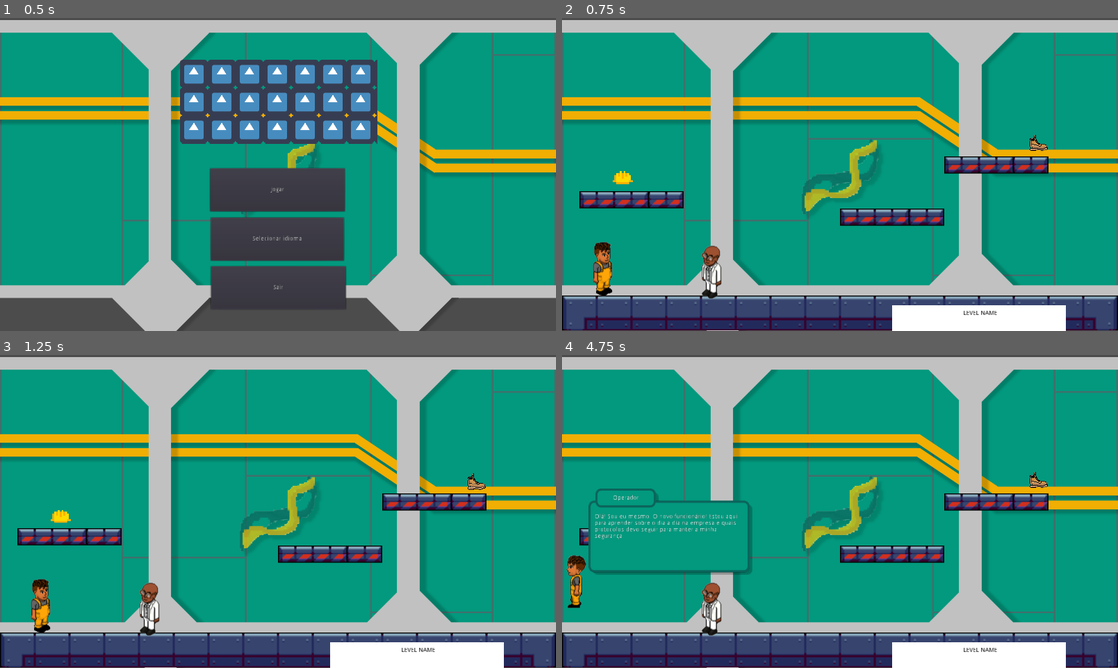
Above: before the commit, frames 1-4 (two rows, left to right).
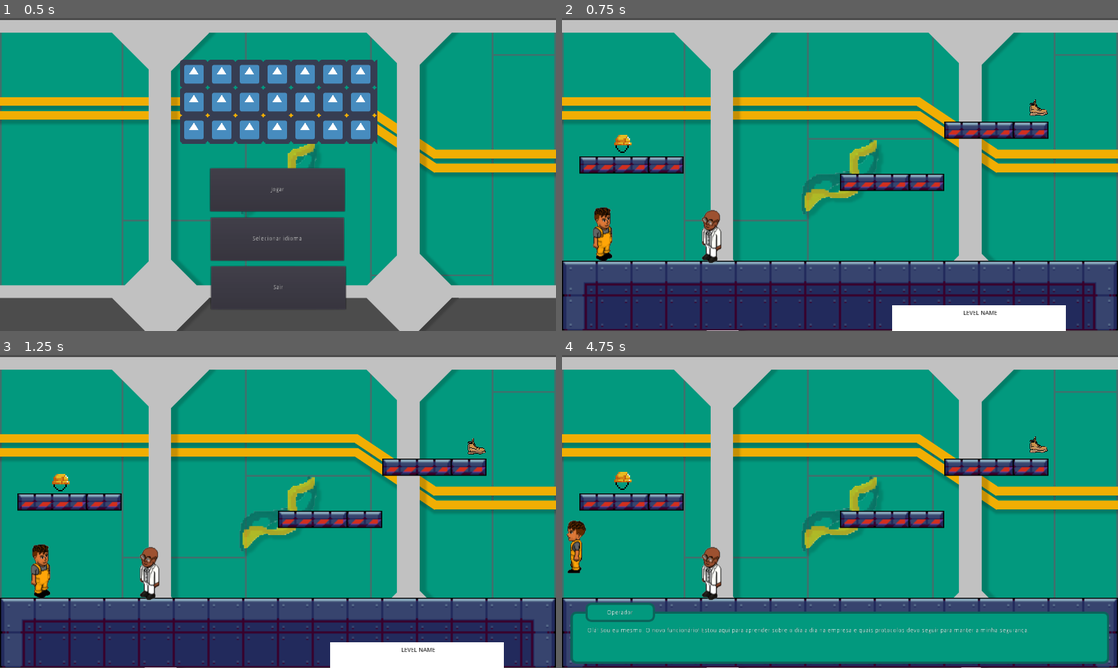
Above: after the commit, the same moments.

Repository: 2023M1T6-Inteli/grupo5
Game: Godot game, scene res://scenes/Main.tscn
Same seed, same stepped clock (60 frames per second), same inputs: the game is played once before the commit and once after it. The engine's default icon, where the game draws it, is replaced by a stand-in: a white triangle on a blue panel in a dark square.
Inputs (mouse positions are in pixels of both pictures, inside the frame that each line leads up to):
- Up to frame 1 (0.5 s): no input
- Up to frame 2 (0.75 s): click "Jogar" at 0.5 s
- Up to frame 3 (1.25 s): no input
- Up to frame 4 (4.75 s): tap Enter (interact) at 1.25, 1.35, 2.1, 2.85, 3.6, 4.35 s; move the mouse to (812, 574) at 1.27 s; hold D (move_right) 1.28-2.78 s; click (812, 574) at 1.42 s; tap W (jump) at 1.52, 2.27, 3.77, 4.52 s; move the mouse to (1006, 558) at 2.02 s; click (1006, 558) at 2.17 s; move the mouse to (673, 464) at 2.77 s; hold A (move_left) from 2.78 s (still down); click (673, 464) at 2.92 s; move the mouse to (867, 511) at 3.52 s; click (867, 511) at 3.67 s; move the mouse to (756, 433) at 4.27 s; click (756, 433) at 4.42 s

Frame 1 is identical in both runs. In frame 2, 24% of the frame differs, in the area x 0-100%, y 26-100%; in frame 3, 24%; in frame 4, 28%.

Commit message:
add: pallet minigame, big dialog box, new helmet

Diff:
--- a/src/scenes/Level1.tscn
+++ b/src/scenes/Level1.tscn
@@ -1702,25 +1702,25 @@
 tile_set = SubResource( 14 )
 cell_size = Vector2( 16, 16 )
 format = 1
-tile_data = PoolIntArray( -524306, 20, 0, -589808, 18, 0, -393234, 20, 0, -458736, 18, 0, -262162, 20, 0, -327664, 18, 0, -131090, 20, 0, -196592, 18, 0, -18, 20, 0, -65530, 12, 0, -65528, 14, 0, -65526, 14, 0, -65520, 18, 0, 131054, 20, 0, 131057, 12, 0, 131059, 14, 0, 131061, 14, 0, 65552, 18, 0, 131072, 12, 0, 131074, 14, 0, 131076, 14, 0, 262126, 20, 0, 196624, 18, 0, 393198, 20, 0, 327696, 18, 0, 524272, 3, 0, 524274, 4, 0, 524276, 4, 0, 524278, 4, 0, 524280, 4, 0, 524282, 4, 0, 524284, 4, 0, 524286, 4, 0, 458752, 4, 0, 458754, 4, 0, 458756, 4, 0, 458758, 4, 0, 458760, 4, 0, 458762, 4, 0, 458764, 4, 0, 458766, 5, 0 )
+tile_data = PoolIntArray( -524306, 20, 0, -589808, 18, 0, -393234, 20, 0, -458736, 18, 0, -262162, 20, 0, -327664, 18, 0, -131090, 20, 0, -196602, 12, 0, -196600, 14, 0, -196598, 14, 0, -196592, 18, 0, -18, 20, 0, -15, 12, 0, -13, 14, 0, -11, 14, 0, -65520, 18, 0, 0, 12, 0, 2, 14, 0, 4, 14, 0, 131054, 20, 0, 65552, 18, 0, 262126, 20, 0, 196624, 18, 0, 393198, 20, 0, 393200, 3, 0, 393202, 4, 0, 393204, 4, 0, 393206, 4, 0, 393208, 4, 0, 393210, 4, 0, 393212, 4, 0, 393214, 4, 0, 327680, 4, 0, 327682, 4, 0, 327684, 4, 0, 327686, 4, 0, 327688, 4, 0, 327690, 4, 0, 327692, 4, 0, 327694, 5, 0, 327696, 18, 0, 524272, 18, 0, 524274, 19, 0, 524276, 19, 0, 524278, 19, 0, 524280, 19, 0, 524282, 19, 0, 524284, 19, 0, 524286, 19, 0, 458752, 19, 0, 458754, 19, 0, 458756, 19, 0, 458758, 19, 0, 458760, 19, 0, 458762, 19, 0, 458764, 19, 0, 458766, 20, 0 )
 
 [node name="Camera2D" type="Camera2D" parent="."]
 current = true
 
 [node name="PPE1" parent="." instance=ExtResource( 74 )]
-position = Vector2( 458, -64 )
+position = Vector2( 458, -145 )
 scale = Vector2( 0.2, 0.2 )
 
 [node name="PPE2" parent="." instance=ExtResource( 74 )]
-position = Vector2( -500, 16 )
+position = Vector2( -500, -65 )
 scale = Vector2( 0.2, 0.2 )
 PPEName = "helmet"
 storePositionY = -250
 
 [node name="Player" parent="." instance=ExtResource( 70 )]
-position = Vector2( -541, 211 )
+position = Vector2( -541, 130 )
+
+[node name="Clipboard" parent="." instance=ExtResource( 69 )]
 
 [node name="NPC" parent="." instance=ExtResource( 71 )]
-position = Vector2( -300, 227 )
-
-[node name="Clipboard" parent="." instance=ExtResource( 69 )]
+position = Vector2( -300, 145 )
--- /dev/null
+++ b/src/scenes/minigames/pallets/FixedWood.tscn
@@ -0,0 +1,24 @@
+[gd_scene load_steps=3 format=2]
+
+[ext_resource path="res://assets/minigames/palletTexture.png" type="Texture" id=1]
+[ext_resource path="res://scripts/minigames/Position.gd" type="Script" id=2]
+
+[node name="FixWood" type="Sprite"]
+position = Vector2( 270, 350 )
+rotation = 1.57079
+texture = ExtResource( 1 )
+
+[node name="TopPosition" type="Position2D" parent="." groups=["dropNodes"]]
+position = Vector2( -170, -56.0004 )
+rotation = -1.57079
+script = ExtResource( 2 )
+
+[node name="BottomPosition" type="Position2D" parent="." groups=["dropNodes"]]
+position = Vector2( 170, -55.9996 )
+rotation = -1.57079
+script = ExtResource( 2 )
+
+[node name="MiddlePosition" type="Position2D" parent="." groups=["dropNodes"]]
+position = Vector2( 0, -56 )
+rotation = -3.14159
+script = ExtResource( 2 )
--- /dev/null
+++ b/src/scenes/minigames/pallets/PalletWood.tscn
@@ -0,0 +1,19 @@
+[gd_scene load_steps=4 format=2]
+
+[ext_resource path="res://scripts/minigames/PalletWood.gd" type="Script" id=1]
+[ext_resource path="res://assets/minigames/palletTexture.png" type="Texture" id=2]
+
+[sub_resource type="RectangleShape2D" id=1]
+extents = Vector2( 200, 30 )
+
+[node name="PalletWood" type="Sprite"]
+texture = ExtResource( 2 )
+script = ExtResource( 1 )
+
+[node name="Area2D" type="Area2D" parent="."]
+
+[node name="CollisionShape2D" type="CollisionShape2D" parent="Area2D"]
+shape = SubResource( 1 )
+
+[connection signal="mouse_entered" from="Area2D" to="." method="_on_mouse_entered"]
+[connection signal="mouse_exited" from="Area2D" to="." method="_on_mouse_exited"]
--- /dev/null
+++ b/src/scenes/minigames/pallets/PalletsMinigame.tscn
@@ -0,0 +1,56 @@
+[gd_scene load_steps=6 format=2]
+
+[ext_resource path="res://assets/box.png" type="Texture" id=1]
+[ext_resource path="res://scenes/minigames/pallets/FixedWood.tscn" type="PackedScene" id=2]
+[ext_resource path="res://scenes/minigames/pallets/PalletWood.tscn" type="PackedScene" id=3]
+[ext_resource path="res://scripts/minigames/PalletsMinigame.gd" type="Script" id=4]
+[ext_resource path="res://scripts/minigames/Position.gd" type="Script" id=5]
+
+[node name="Node2D" type="Node2D"]
+script = ExtResource( 4 )
+
+[node name="NinePatchRect" type="NinePatchRect" parent="."]
+anchor_left = 0.5
+anchor_top = 0.5
+anchor_right = 0.5
+anchor_bottom = 0.5
+margin_left = 50.0
+margin_top = 50.0
+margin_right = 1230.0
+margin_bottom = 670.0
+texture = ExtResource( 1 )
+patch_margin_left = 12
+patch_margin_top = 13
+patch_margin_right = 15
+patch_margin_bottom = 11
+
+[node name="StorePosition" type="Position2D" parent="." groups=["dropNodes"]]
+position = Vector2( 942, 184 )
+script = ExtResource( 5 )
+
+[node name="StorePosition2" type="Position2D" parent="." groups=["dropNodes"]]
+position = Vector2( 942, 280 )
+script = ExtResource( 5 )
+
+[node name="StorePosition3" type="Position2D" parent="." groups=["dropNodes"]]
+position = Vector2( 942, 376 )
+script = ExtResource( 5 )
+
+[node name="PalletWood" parent="." instance=ExtResource( 3 )]
+
+[node name="PalletWood2" parent="." instance=ExtResource( 3 )]
+dropPoint = 1
+
+[node name="PalletWood3" parent="." instance=ExtResource( 3 )]
+dropPoint = 2
+
+[node name="FixedWood" parent="." instance=ExtResource( 2 )]
+
+[node name="FixedWood2" parent="." instance=ExtResource( 2 )]
+position = Vector2( 380, 350 )
+
+[node name="FixedWood3" parent="." instance=ExtResource( 2 )]
+position = Vector2( 490, 350 )
+
+[node name="FixedWood4" parent="." instance=ExtResource( 2 )]
+position = Vector2( 600, 350 )
--- a/src/scenes/npc_quimic.tscn
+++ b/src/scenes/npc_quimic.tscn
@@ -26,18 +26,22 @@
 
 [node name="Dialog" type="TextureRect" parent="."]
 visible = false
-margin_left = -279.0
-margin_top = -280.0
-margin_right = 99.0
-margin_bottom = -81.0
+anchor_left = 620.0
+anchor_top = 70.0
+anchor_right = 620.0
+anchor_bottom = 70.0
+margin_left = -320.0
+margin_top = 65.0
+margin_right = 920.0
+margin_bottom = 205.0
 texture = ExtResource( 4 )
 stretch_mode = 1
 
 [node name="DialogText" type="RichTextLabel" parent="Dialog"]
-margin_left = 14.0
-margin_top = 58.0
-margin_right = 357.0
-margin_bottom = 182.0
+margin_left = 38.0
+margin_top = 57.0
+margin_right = 1163.0
+margin_bottom = 108.0
 custom_colors/default_color = Color( 1, 1, 1, 1 )
 meta_underlined = false
 text = "dialogs/level/text"
@@ -45,17 +49,17 @@
 
 [node name="Button" type="Button" parent="Dialog"]
 modulate = Color( 1, 1, 1, 0 )
-margin_left = 113.0
-margin_top = 45.0
-margin_right = 361.0
-margin_bottom = 180.0
+margin_left = 293.0
+margin_top = 18.0
+margin_right = 1173.0
+margin_bottom = 127.0
 
 [node name="Name" type="RichTextLabel" parent="Dialog"]
 anchor_right = 0.459
-margin_left = 19.0
-margin_top = 15.0
-margin_right = -20.502
-margin_bottom = 48.0
+margin_left = 36.0
+margin_top = 16.0
+margin_right = -378.16
+margin_bottom = 49.0
 custom_colors/default_color = Color( 1, 1, 1, 1 )
 bbcode_enabled = true
 bbcode_text = "[center]characters:
--- a/src/scripts/Clipboard.gd
+++ b/src/scripts/Clipboard.gd
@@ -1,8 +1,4 @@
 extends TextureButton
-
-
-func _ready():
-	pass # Replace with function body.
 
 
 func _on_mouse_entered():
--- a/src/scripts/NPC.gd
+++ b/src/scripts/NPC.gd
@@ -21,12 +21,14 @@
 
 func loadDialog():
 	# inicia o diálogo
+	$"../Clipboard".visible = false
 	$Dialog.visible = true
 	nextDialog()
 
 
 func closeDialog():
 	# finaliza o diálogo
+	$"../Clipboard".visible = true
 	$Dialog.visible = false
 	currentDialog = 0
 
--- /dev/null
+++ b/src/scripts/minigames/PalletWood.gd
@@ -0,0 +1,44 @@
+extends Sprite
+
+onready var dropNodes = get_tree().get_nodes_in_group('dropNodes')
+var selected = false
+var hovering = false
+export var dropPoint = 0
+
+func _ready():
+	dropPoint = dropNodes[dropPoint]
+	dropPoint.ocuppied = true
+
+func _physics_process(delta):
+	if selected:
+		global_position = lerp(global_position, get_global_mouse_position(), 25*delta)
+	else:
+		global_position = lerp(global_position, dropPoint.global_position, 25*delta)
+
+func _input(event):
+	if $"..".palletSelected != null and $"..".palletSelected != $".":
+		return
+	if hovering and event is InputEventMouseButton:
+		if not event.pressed:
+			selected = false
+			$"..".palletSelected = null
+			var shortDistance = 100
+			for node in dropNodes:
+				var distance = global_position.distance_to(node.global_position)
+				if distance < shortDistance:
+					if node.ocuppied:
+						print('ocu')
+						continue
+					dropPoint = node
+			dropPoint.ocuppied = true
+
+		else:
+			dropPoint.ocuppied = false
+			selected = true
+			$"..".palletSelected = $"."
+
+func _on_mouse_entered():
+	hovering = true
+
+func _on_mouse_exited():
+	hovering = false
--- /dev/null
+++ b/src/scripts/minigames/PalletsMinigame.gd
@@ -0,0 +1,3 @@
+extends Node2D
+
+var palletSelected
--- /dev/null
+++ b/src/scripts/minigames/Position.gd
@@ -0,0 +1,6 @@
+extends Position2D
+
+var ocuppied = false
+
+func _ready():
+	ocuppied = false
Binary file changed: src/assets/NPCs/msgbox.png
Binary file changed: src/assets/PPE/helmet.png
Binary file added: src/assets/box.png
Not shown, added: src/assets/box.png.import
Binary file added: src/assets/minigames/palletTexture.png
Not shown, added: src/assets/minigames/palletTexture.png.import
